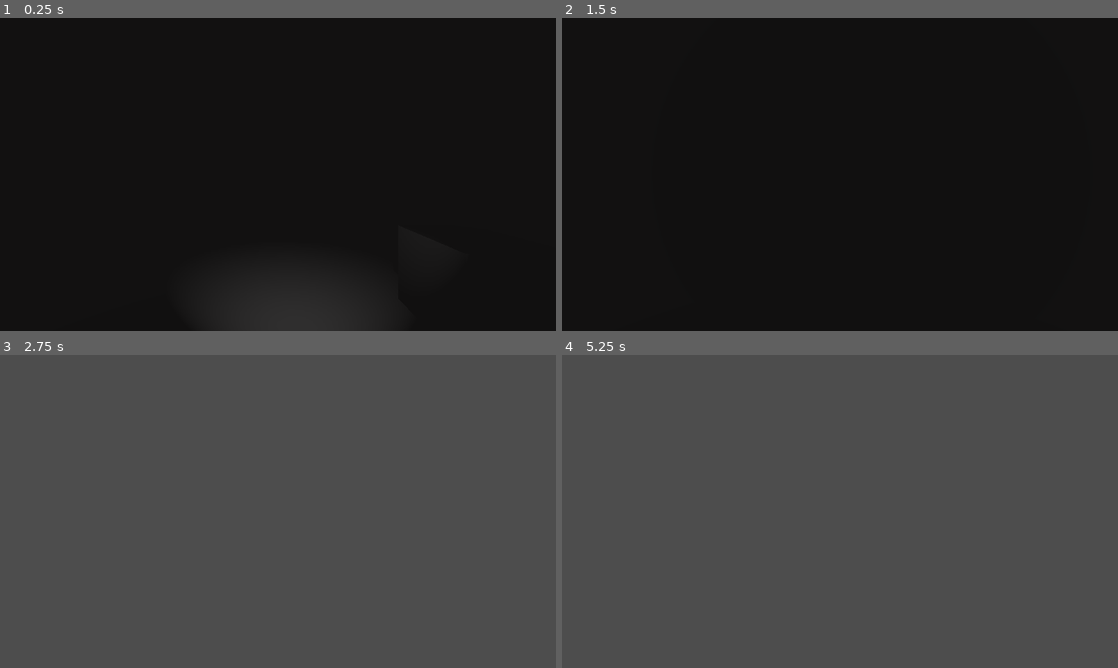
Above: before the commit, frames 1-4 (two rows, left to right).
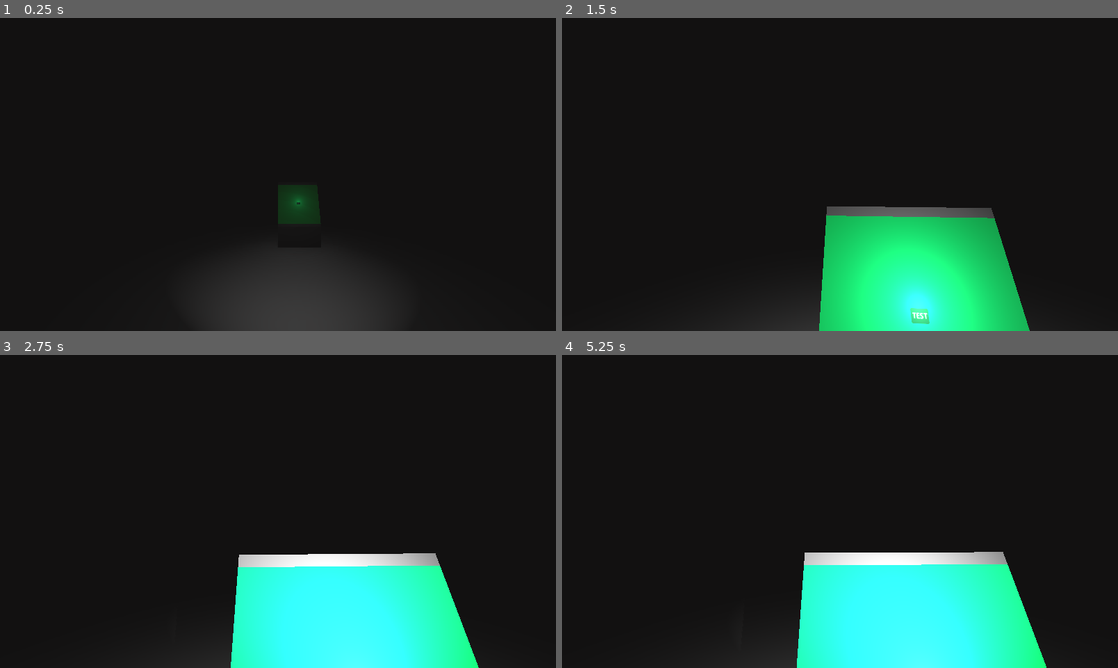
Above: after the commit, the same moments.

Repository: vaporvee/project-thought-experiment
Game: Godot game, scene res://scenes/levels/debug.tscn
Two runs of this game, one before a commit and one after it. Both use one fixed random seed, a clock stepped at 60 frames per second and the inputs below. This scene is started directly instead of the project's main scene.
Inputs (mouse positions are in pixels of both pictures, inside the frame that each line leads up to):
- Up to frame 1 (0.25 s): no input
- Up to frame 2 (1.5 s): tap Enter at 0.5 s; move the mouse to (867, 174) at 0.52 s; hold F (flashlight) 0.53-1.28 s; hold W (move_forward) from 0.53 s (still down); move the mouse to (812, 174) at 1.27 s; click (812, 174) at 1.35 s
- Up to frame 3 (2.75 s): keep holding W (move_forward); tap Space at 2 s; move the mouse to (289, 505) at 2.02 s; hold F (flashlight) from 2.03 s (still down)
- Up to frame 4 (5.25 s): keep holding W (move_forward); move the mouse to (834, 517) at 2.77 s; release F (flashlight) at 2.78 s; click (834, 517) at 2.85 s; tap Enter at 3.5, 5 s; move the mouse to (878, 514) at 3.52 s; hold F (flashlight) 3.53-4.28 s; tap Space at 4.25 s; move the mouse to (795, 508) at 4.27 s; click (795, 508) at 4.35 s; move the mouse to (845, 511) at 5.02 s; hold F (flashlight) from 5.03 s (still down)

The runs differ from the first frame. In frame 1, 0.9% of the frame differs, in the area x 50-58%, y 53-66%; in frame 2, 14%; in frame 3, 100%, in the area x 0-100%, y 0-100%; in frame 4, 100%.

Commit message:
started adding terminal

Diff:
--- /dev/null
+++ b/scenes/interactables/screens/debug_screen.tscn
@@ -0,0 +1,33 @@
+[gd_scene format=3 uid="uid://cfk83h5xyhmor"]
+
+[node name="DebugScreen" type="Control"]
+layout_mode = 3
+anchors_preset = 15
+anchor_right = 1.0
+anchor_bottom = 1.0
+grow_horizontal = 2
+grow_vertical = 2
+
+[node name="ColorRect" type="ColorRect" parent="."]
+layout_mode = 1
+anchors_preset = 15
+anchor_right = 1.0
+anchor_bottom = 1.0
+grow_horizontal = 2
+grow_vertical = 2
+color = Color(0, 1, 0.517647, 1)
+
+[node name="Button" type="Button" parent="."]
+layout_mode = 1
+anchors_preset = 8
+anchor_left = 0.5
+anchor_top = 0.5
+anchor_right = 0.5
+anchor_bottom = 0.5
+offset_left = -22.0
+offset_top = -15.5
+offset_right = 22.0
+offset_bottom = 15.5
+grow_horizontal = 2
+grow_vertical = 2
+text = "TEST"
--- /dev/null
+++ b/scenes/interactables/task_terminal.tscn
@@ -0,0 +1,57 @@
+[gd_scene load_steps=10 format=3 uid="uid://b8bvidqu7tmfs"]
+
+[ext_resource type="PackedScene" uid="uid://cfk83h5xyhmor" path="res://scenes/interactables/screens/debug_screen.tscn" id="1_q1qkj"]
+
+[sub_resource type="BoxShape3D" id="BoxShape3D_sh78v"]
+
+[sub_resource type="BoxMesh" id="BoxMesh_t4f0s"]
+
+[sub_resource type="PrismMesh" id="PrismMesh_law6y"]
+
+[sub_resource type="ViewportTexture" id="ViewportTexture_l2fsg"]
+viewport_path = NodePath("ScreenMesh/SubViewport")
+
+[sub_resource type="ViewportTexture" id="ViewportTexture_ckudb"]
+viewport_path = NodePath("ScreenMesh/SubViewport")
+
+[sub_resource type="ViewportTexture" id="ViewportTexture_01tli"]
+viewport_path = NodePath("ScreenMesh/SubViewport")
+
+[sub_resource type="StandardMaterial3D" id="StandardMaterial3D_7alnb"]
+resource_local_to_scene = true
+vertex_color_use_as_albedo = true
+albedo_texture = SubResource("ViewportTexture_l2fsg")
+rim_tint = 1.0
+rim_texture = SubResource("ViewportTexture_01tli")
+backlight_enabled = true
+backlight_texture = SubResource("ViewportTexture_ckudb")
+
+[sub_resource type="PlaneMesh" id="PlaneMesh_hekp8"]
+resource_local_to_scene = true
+material = SubResource("StandardMaterial3D_7alnb")
+size = Vector2(1, 1)
+
+[node name="StaticBody3D" type="StaticBody3D"]
+
+[node name="CollisionShape3D" type="CollisionShape3D" parent="."]
+shape = SubResource("BoxShape3D_sh78v")
+
+[node name="MeshInstance3D" type="MeshInstance3D" parent="."]
+mesh = SubResource("BoxMesh_t4f0s")
+
+[node name="MeshInstance3D2" type="MeshInstance3D" parent="."]
+transform = Transform3D(1, 0, 0, 0, 1, 0, 0, 0, 1, 0, 1, 0)
+mesh = SubResource("PrismMesh_law6y")
+
+[node name="ScreenMesh" type="MeshInstance3D" parent="."]
+transform = Transform3D(-4.37114e-08, 0.891007, 0.453991, 0, 0.453991, -0.891007, -1, -3.89471e-08, -1.98446e-08, 0.255, 1, 0)
+mesh = SubResource("PlaneMesh_hekp8")
+
+[node name="SubViewport" type="SubViewport" parent="ScreenMesh"]
+render_target_update_mode = 4
+
+[node name="DebugScreen" parent="ScreenMesh/SubViewport" instance=ExtResource("1_q1qkj")]
+
+[node name="OmniLight3D" type="OmniLight3D" parent="."]
+transform = Transform3D(1, 0, 0, 0, 1, 0, 0, 0, 1, 0.272733, 1.04718, 0)
+light_size = 1.0
--- a/scenes/levels/debug.tscn
+++ b/scenes/levels/debug.tscn
@@ -2,6 +2,7 @@
 
 [ext_resource type="PackedScene" uid="uid://gg5ph541e4p3" path="res://scenes/player.tscn" id="1_2585i"]
 [ext_resource type="ArrayMesh" uid="uid://ddwkhfly2xyyt" path="res://models/interior.obj" id="1_lphcl"]
+[ext_resource type="PackedScene" uid="uid://b8bvidqu7tmfs" path="res://scenes/interactables/task_terminal.tscn" id="3_30m3x"]
 
 [sub_resource type="StandardMaterial3D" id="StandardMaterial3D_voc6l"]
 cull_mode = 2
@@ -10,9 +11,7 @@
 cull_mode = 2
 
 [sub_resource type="BoxShape3D" id="BoxShape3D_067df"]
-size = Vector3(10, 0.01, 10)
-
-[sub_resource type="BoxMesh" id="BoxMesh_8sg6w"]
+size = Vector3(16, 0.01, 18)
 
 [node name="Debug" type="Node3D"]
 
@@ -28,12 +27,7 @@
 shape = SubResource("BoxShape3D_067df")
 
 [node name="Player" parent="." instance=ExtResource("1_2585i")]
-transform = Transform3D(1, 0, 0, 0, 1, 0, 0, 0, 1, 0, 1, 0)
+transform = Transform3D(1, 0, 0, 0, 1, 0, 0, 0, 1, 0, 1, 5.23956)
 
-[node name="MeshInstance3D" type="MeshInstance3D" parent="."]
-transform = Transform3D(1, 0, 0, 0, 1, 0, 0, 0, 1, 2.14051, 0.511925, -2.28447)
-mesh = SubResource("BoxMesh_8sg6w")
-
-[node name="MeshInstance3D2" type="MeshInstance3D" parent="."]
-transform = Transform3D(1, 0, 0, 0, 1, 0, 0, 0, 1, 2.14051, 0.511925, 2.70502)
-mesh = SubResource("BoxMesh_8sg6w")
+[node name="StaticBody3D" parent="." instance=ExtResource("3_30m3x")]
+transform = Transform3D(-4.37114e-08, 0, -1, 0, 1, 0, 1, 0, -4.37114e-08, 0.5, 0, 0)
--- a/scenes/player.tscn
+++ b/scenes/player.tscn
@@ -21,5 +21,5 @@
 light_volumetric_fog_energy = 4.0
 light_projector = ExtResource("1_rxdpg")
 shadow_enabled = true
-spot_range = 48.0
+spot_range = 72.0
 spot_angle = 40.9175
